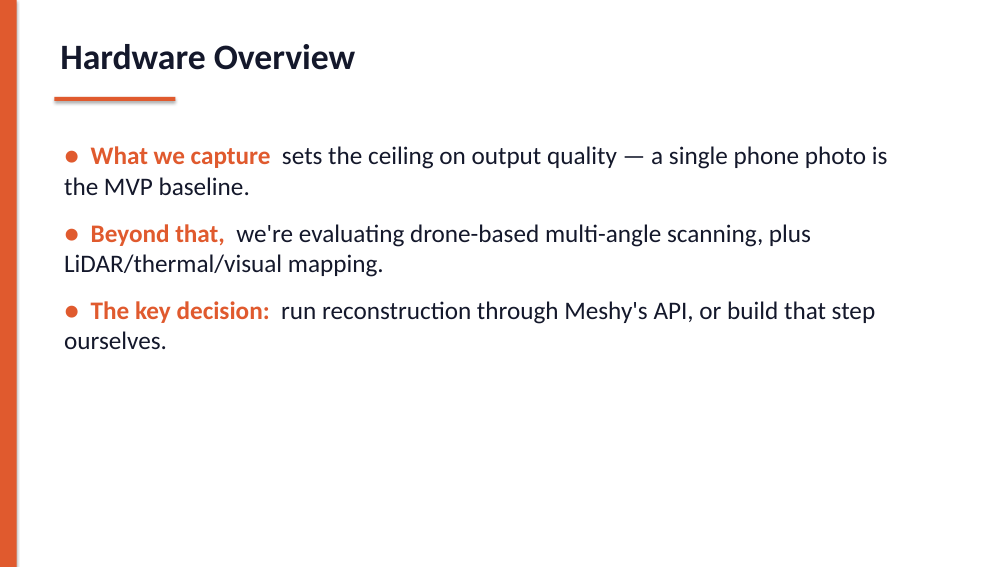
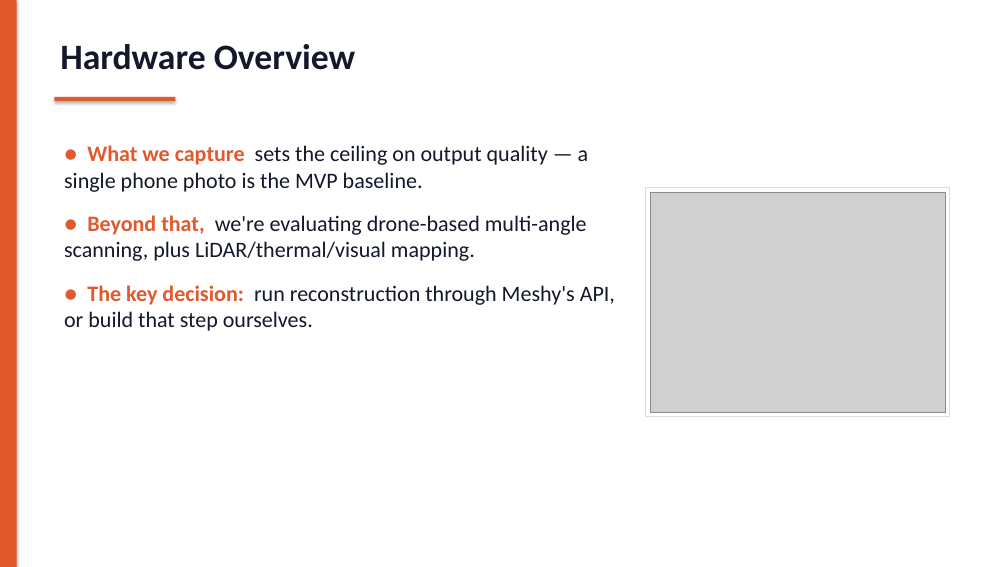
Before and after one commit to CesarSalcido06/SeniorProjectFall26, a slide deck: slide 5 of presentation.pptx. Drawn at 1008x567 pixels with LibreOffice and Linux fonts; fonts in the diff are those of the drawing; grey boxes stand for pictures. Boxes give left, top, right and bottom in pixels: in the first picture for what was removed or moved away, otherwise in the second. Text is boxed around its words. In the diff, an @@ line names an element or a change of style, - is before the commit and + after.

Commit message:
Add LiDAR/scan and Blender sculpt images to the deck
Background image on the Hardware section divider (dark overlay for
readability), side images on the problem-breakdown, hardware overview,
drone, LiDAR/thermal/visual, and build-it-ourselves slides.

```diff
--- a/presentation.pptx
+++ b/presentation.pptx
@@ text "● What we capture sets ..." at <box>64,145,615,331</box>: size 24 to 21 pt @@
@@ rectangle added at <box>646,188,949,417</box>, fill #FFFFFF, outline #DDDDDD 1 pt @@
@@ picture added at <box>650,192,945,413</box> @@
```
Also in this commit, not shown: 5 other slides changed, 7 other files.
